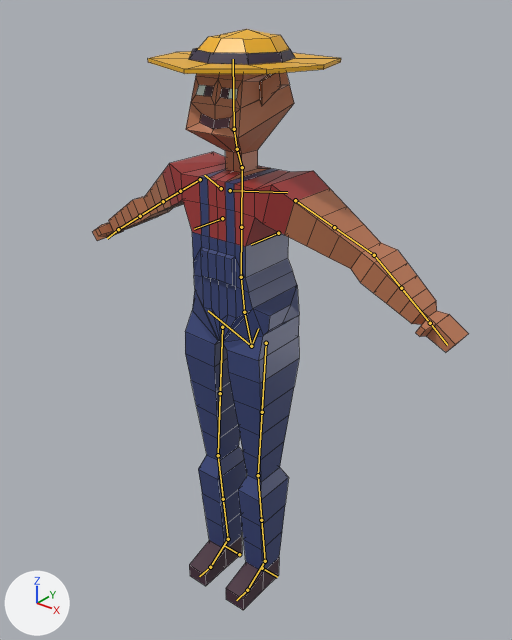
A saved change to the Blender file gfx_work/characters.blend.
Both versions are drawn from a camera (50 mm lens) standing at (1.41, -1.68, 2.2) and looking at (0.07, -0.01, 1.16). Arrows for +X, +Y and +Z are at lower left; the lights stay in place. The bones that bend it are drawn over the model as lines. Mesh edges are drawn as thin lines.

Names of what the first picture shows: 'farmer'.
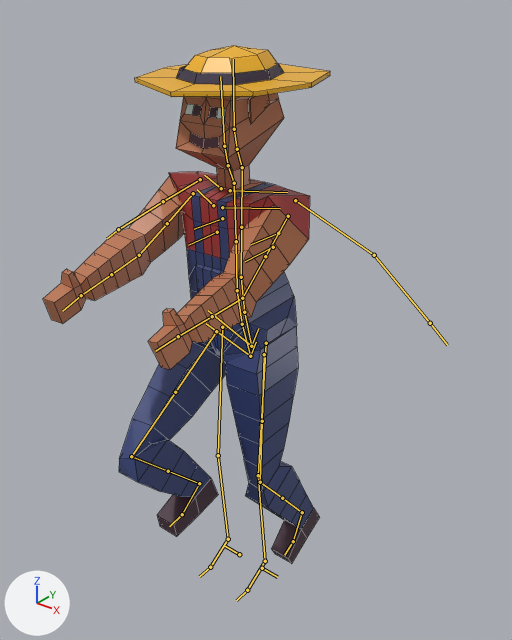
The newer file adds an action. The first version stands in its rest pose; the second is drawn at frame 10 of the action 'carry-loop.002'.

Boxes [x1, y1, x2, y2] around the edits, measured in the pictures (512 x 640 px):
'farmer', posed (24% narrower, 11% shorter): before [92, 29, 469, 610]; after [43, 46, 330, 564]

Edits to the bpy script that builds the scene:
```text
Change bone_upper_arm_fk_l:
    where bone_upper_arm_fk_l = bpy.data.objects['farmer_rig'].pose.bones['upper_arm_fk.L']  # child of 'MCH-upper_arm_parent.L'
    bone_upper_arm_fk_l.rotation_quaternion: (1.0, 0.0, 0.0, 0.0) -> (0.743, 0.577, -0.077, -0.317)  # degrees (0, 0, 0) -> degrees (71, 15, -36)
Change bone_forearm_fk_l:
    where bone_forearm_fk_l = bpy.data.objects['farmer_rig'].pose.bones['forearm_fk.L']  # child of 'upper_arm_fk.L'
    bone_forearm_fk_l.rotation_quaternion: (1.0, 0.0, 0.0, 0.0) -> (0.984, 0.111, 0.05, 0.128)  # degrees (0, 0, 0) -> degrees (13, 4, 15)
Change bone_upper_arm_fk_r:
    where bone_upper_arm_fk_r = bpy.data.objects['farmer_rig'].pose.bones['upper_arm_fk.R']  # child of 'MCH-upper_arm_parent.R'
    bone_upper_arm_fk_r.rotation_quaternion: (1.0, 0.0, 0.0, 0.0) -> (0.699, 0.626, 0.184, 0.292)  # degrees (0, 0, 0) -> degrees (81, -6, 40)
Change bone_thigh_ik_r:
    where bone_thigh_ik_r = bpy.data.objects['farmer_rig'].pose.bones['thigh_ik.R']  # child of 'MCH-thigh_parent.R'
    bone_thigh_ik_r.location: (0.0, 0.0, 0.0) -> (0.0, -0.034, -0.024)
Change bone_torso:
    where bone_torso = bpy.data.objects['farmer_rig'].pose.bones['torso']  # child of 'MCH-torso.parent'
    bone_torso.location: (0.0, 0.0, 0.0) -> (0.0, -0.01, -0.039)
    bone_torso.rotation_quaternion: (1.0, 0.0, 0.0, 0.0) -> (1.0, 0.026, 0.0, 0.0)  # degrees (0, 0, 0) -> degrees (3, 0, 0)
Change bone_foot_ik_l:
    where bone_foot_ik_l = bpy.data.objects['farmer_rig'].pose.bones['foot_ik.L']  # child of 'MCH-foot_ik.parent.L'
    bone_foot_ik_l.location: (0.0, 0.0, 0.0) -> (0.0, 0.255, 0.075)
    bone_foot_ik_l.rotation_quaternion: (1.0, 0.0, 0.0, 0.0) -> (0.968, 0.25, 0.0, 0.0)  # degrees (0, 0, 0) -> degrees (29, 0, 0)
Change bone_foot_ik_r:
    where bone_foot_ik_r = bpy.data.objects['farmer_rig'].pose.bones['foot_ik.R']  # child of 'MCH-foot_ik.parent.R'
    bone_foot_ik_r.location: (0.0, 0.0, 0.0) -> (0.0, -0.155, 0.387)
    bone_foot_ik_r.rotation_quaternion: (1.0, 0.0, 0.0, 0.0) -> (0.989, 0.076, 0.0, 0.0)  # degrees (0, 0, 0) -> degrees (9, 0, 0)
```
